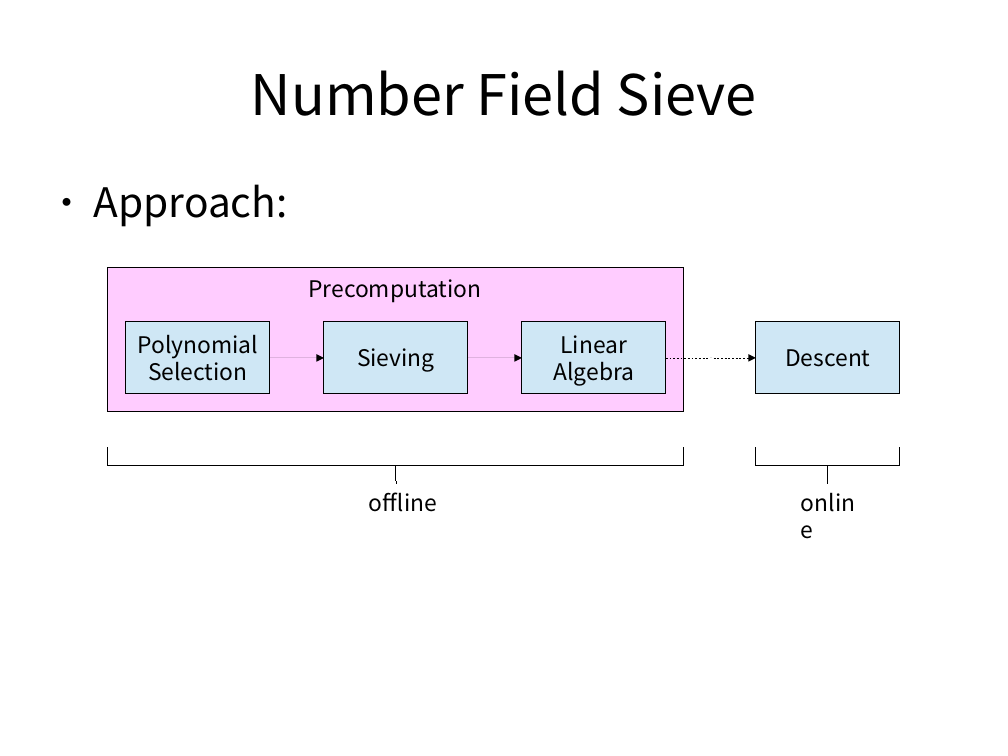
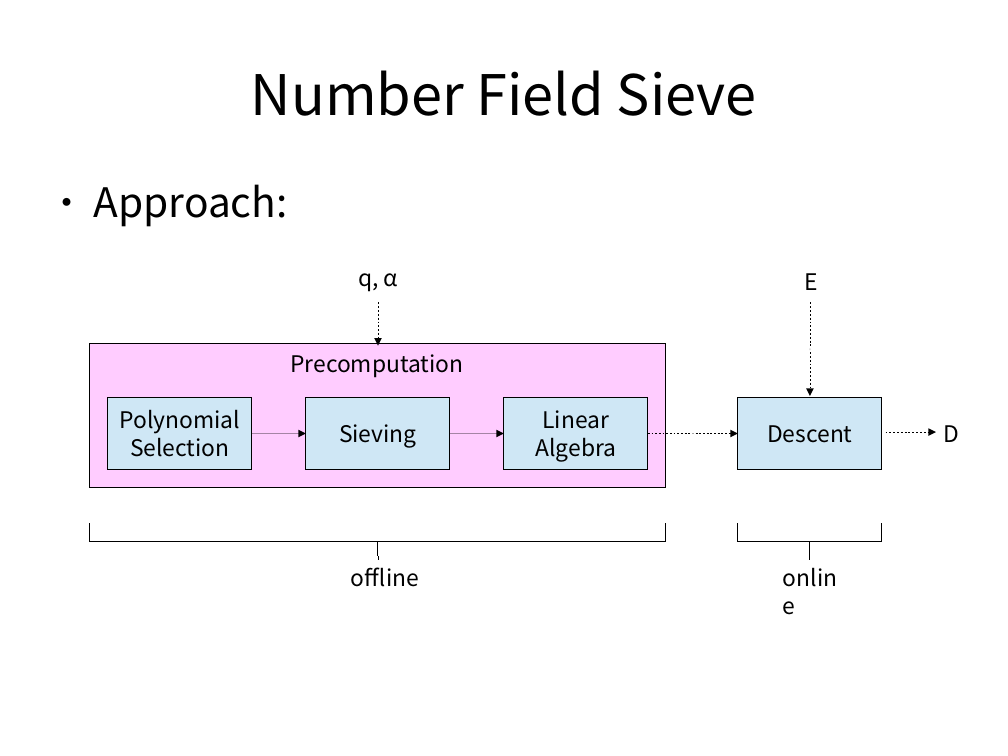
Before and after one commit to liyangwu/Hauptseminar_SS17_LogjamAttack, a slide deck: slide 12 of Präsentation/logjam.odp. Drawn at 1008x756 pixels with LibreOffice and Linux fonts; fonts in the diff are those of the drawing. Boxes give left, top, right and bottom in pixels: in the first picture for what was removed or moved away, otherwise in the second. Text is boxed around its words. In the diff, an @@ line names an element or a change of style, - is before the commit and + after.

Commit message:
presentation improved

```diff
--- a/Präsentation/logjam.odp
+++ b/Präsentation/logjam.odp
@@ text added at [358,273,398,292], 18 pt, text #000000 @@
+q, α
@@ text added at [805,273,818,290], 18 pt, text #000000 @@
+E
@@ arrow added from (378, 303) to (378, 346), #000000 0 pt @@
@@ arrow added from (810, 303) to (810, 396), #000000 0 pt @@
@@ text "Precomputation": place and size @@
-text "Precomputation" at [308,279,481,303]
+text "Precomputation" at [290,354,463,378]
@@ arrow moved from (666, 358) - (756, 358) to (649, 434) - (738, 434) @@
@@ arrow added from (886, 432) to (937, 432), #000000 0 pt @@
@@ text added at [944,425,960,442], 18 pt, text #000000 @@
+D
@@ 5 rectangles, 2 texts, 2 freeform shapes, 2 arrows, 2 lines: place and size @@
-5 rectangles, 2 texts, 2 freeform shapes, 2 arrows, 2 lines at [108,268,900,524]
+5 rectangles, 2 texts, 2 freeform shapes, 2 arrows, 2 lines at [90,344,882,600]
```
Also in this commit, not shown: 2 other slides changed, 1 slide added, 1 slide removed, 2 other files.
